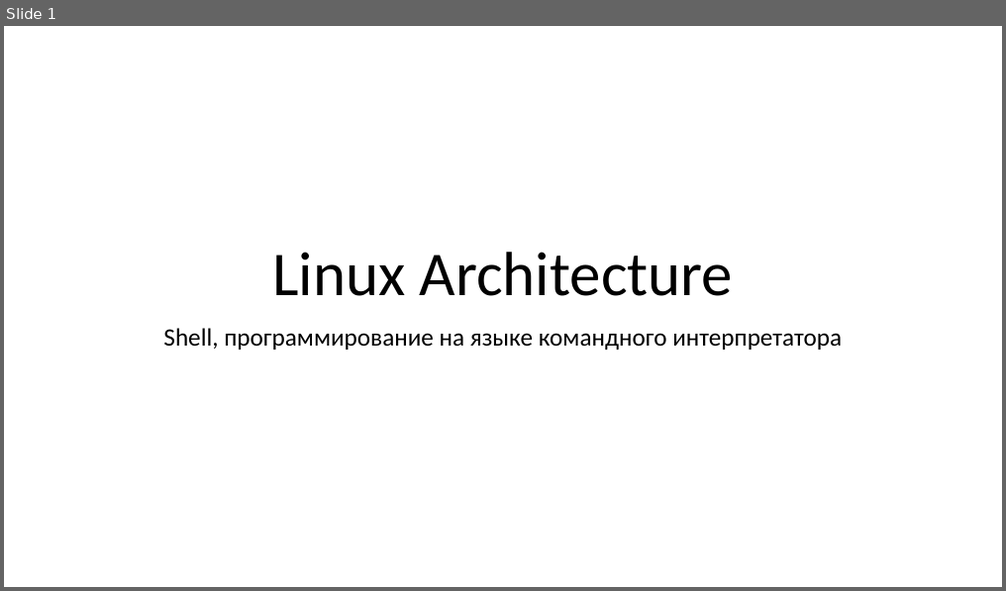
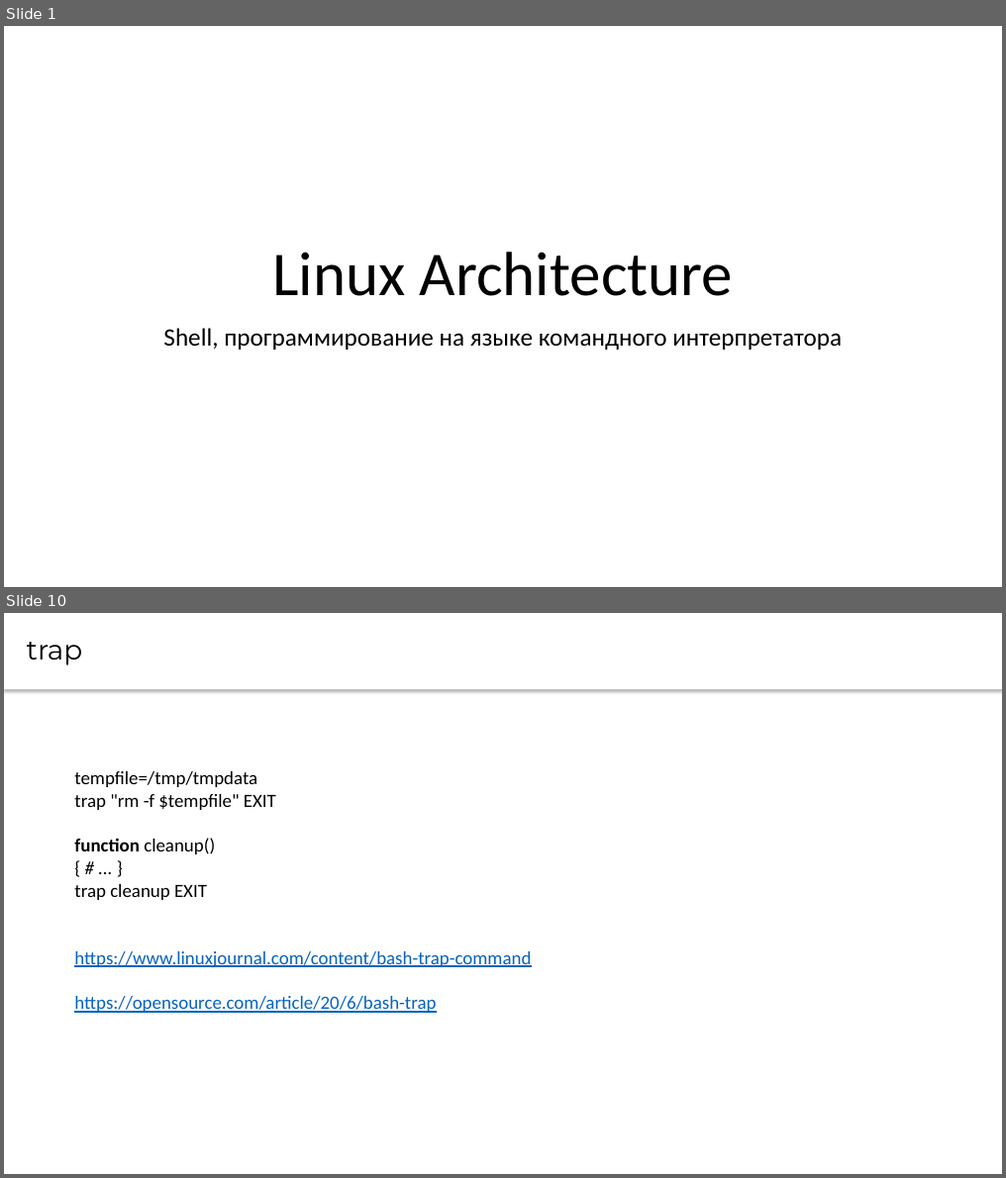
Before and after one commit to CsteerDevops1/lectures_devops2, a slide deck: LinuxArch/LinuxArch5.pptx. Shown one above the other, each under a label of ours: slide 1 before the commit, slides 1 and 10 after it; the slides between them are not shown. The pictures are 1006x591 and 1006x1178 pixels, drawn with LibreOffice and Linux fonts; fonts in the diff are those of the drawing. Boxes give left, top, right and bottom in pixels: in the first picture for what was removed or moved away, otherwise in the second. Text is boxed around its words. In the diff, an @@ line names an element or a change of style, - is before the commit and + after.

Commit message:
Added 5th lecture with contents

```diff
--- a/LinuxArch/LinuxArch5.pptx
+++ b/LinuxArch/LinuxArch5.pptx
@@ slide 10 added at [4,613,1002,1174], background #FFFFFF @@
@@ text added at [4,613,1002,689], fill #FFFFFF, 26.7 pt, text #000000 @@
+trap
@@ text added at [74,771,531,1013], 18 pt, text #0563C1, underline @@
+tempfile=/tmp/tmpdata
+trap "rm -f $tempfile" EXIT
+function cleanup()
+{ # ... }
+trap cleanup EXIT
+https://www.linuxjournal.com/content/bash-trap-command
+https://opensource.com/article/20/6/bash-trap
```
Also in this commit, not shown: 2 slides changed, 10 other slides added, 10 slides removed.
